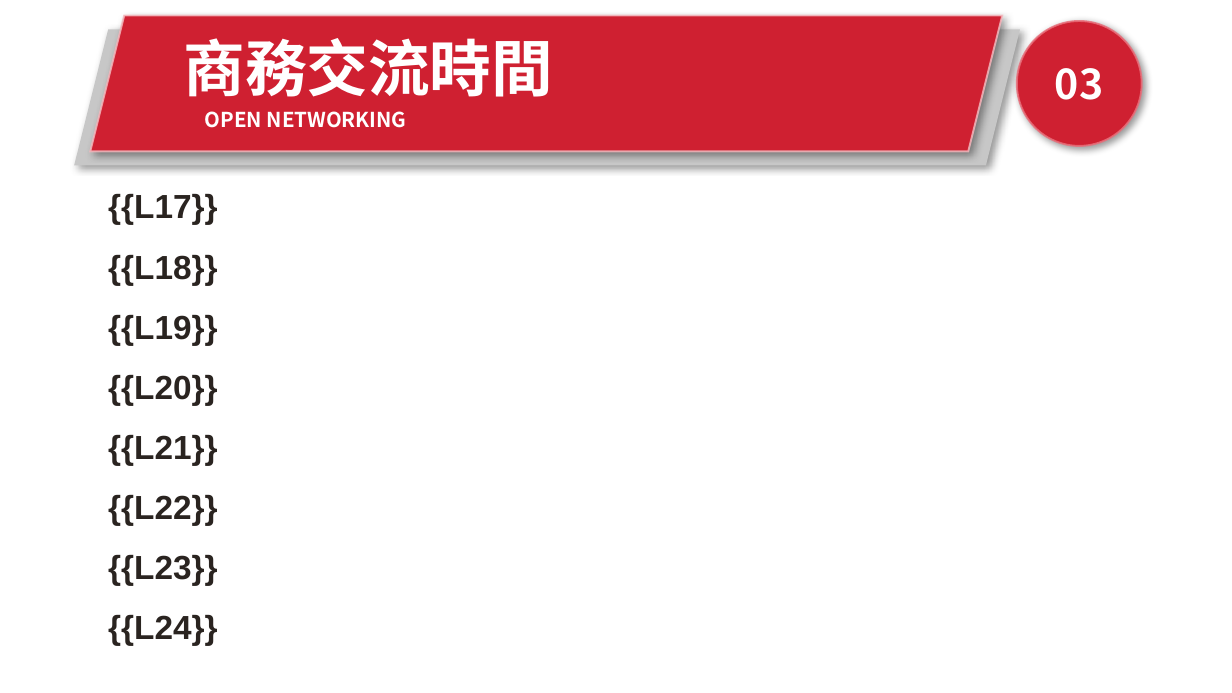
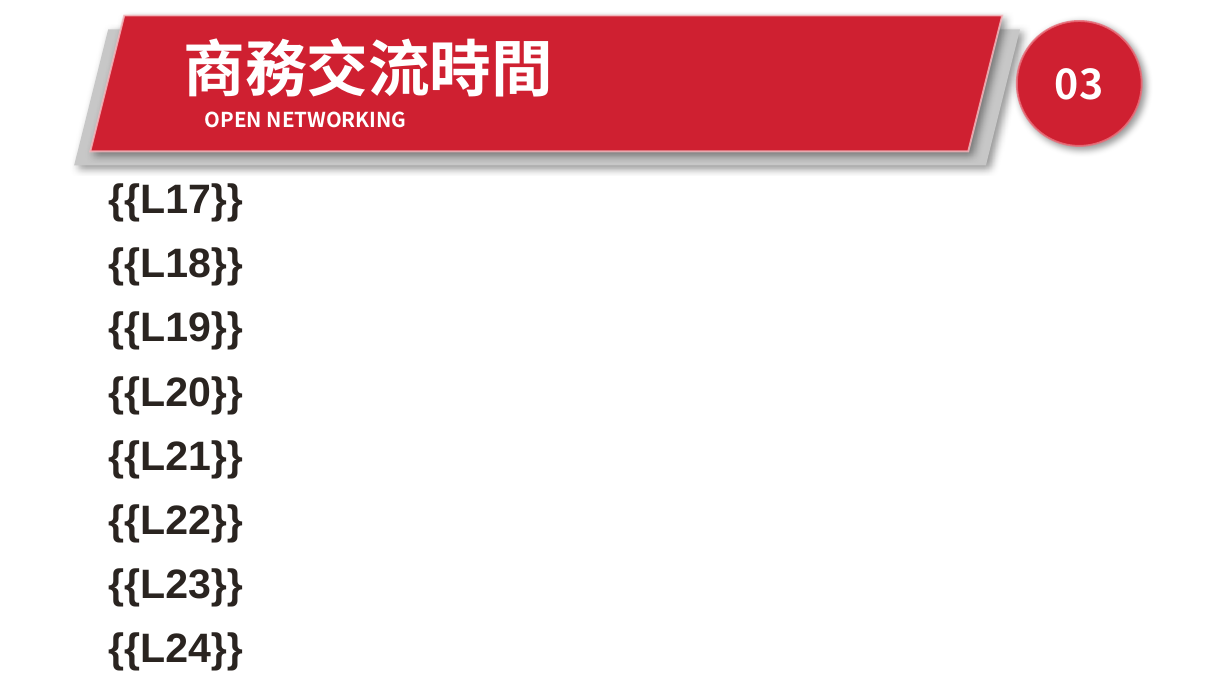
Before and after one commit to Vi-Chang/seat-CHANGCHENG, a slide deck: slide 35 of guest_template.pptx. Drawn at 1232x693 pixels with LibreOffice and Linux fonts; fonts in the diff are those of the drawing; background and template pictures are left out. Boxes give left, top, right and bottom in pixels: in the first picture for what was removed or moved away, otherwise in the second. Text is boxed around its words. In the diff, an @@ line names an element or a change of style, - is before the commit and + after.

```diff
--- a/guest_template.pptx
+++ b/guest_template.pptx
@@ text "{{L17}}" moved from (x1=108, y1=194, x2=217, y2=645) to (x1=108, y1=183, x2=243, y2=670) @@
@@ text "{{L17}}" at (x1=108, y1=183, x2=243, y2=670): size 26 to 32 pt; line spacing 1.5 to 1.3; vertical alignment top to middle @@
```
Also in this commit, not shown: 3 other slides changed, 1 other file.
